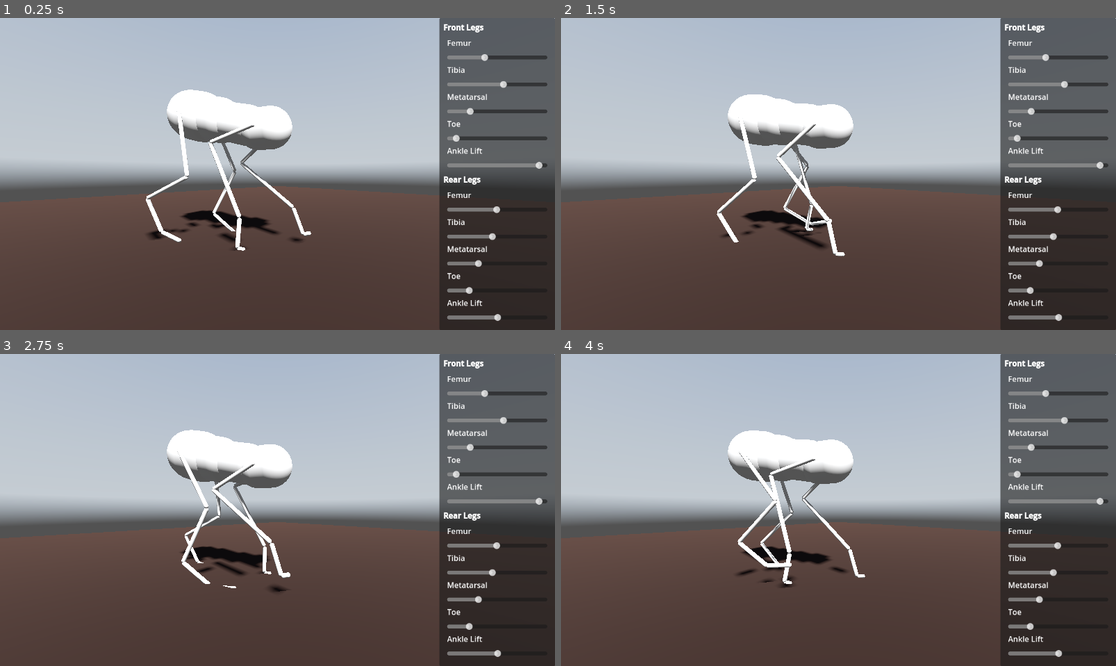
Above: before the commit, frames 1-4 (two rows, left to right).
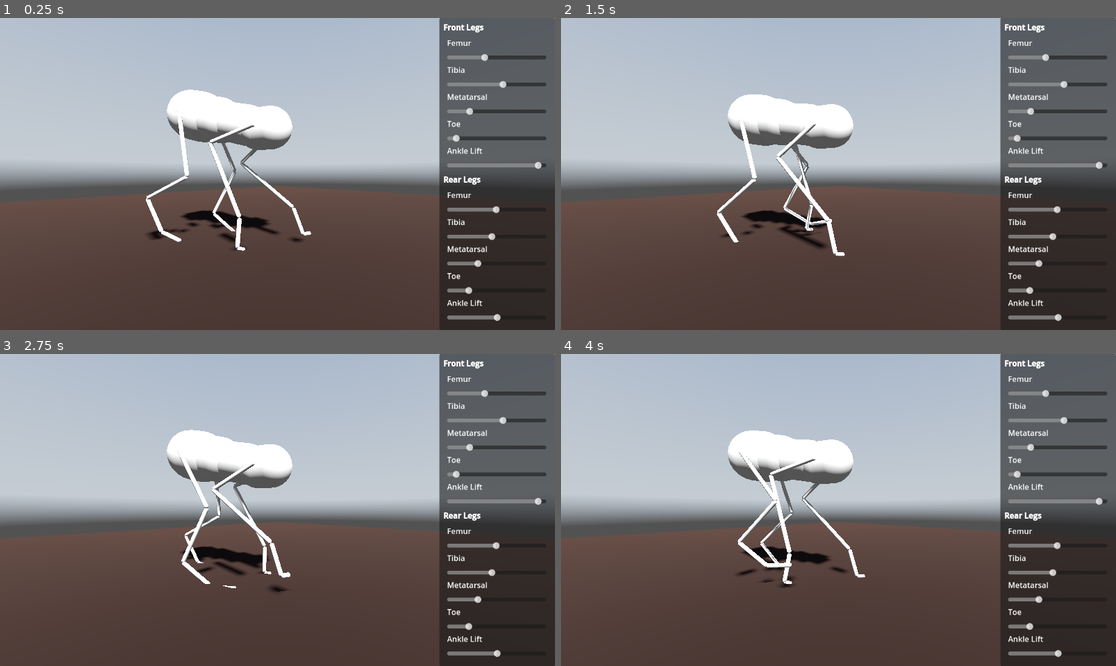
Above: after the commit, the same moments.

Repository: jehoz/legs-and-gaits
Game: Godot game, scene res://scenes/default.tscn
Two runs of this game, one before a commit and one after it. Both use one fixed random seed, a clock stepped at 60 frames per second and the inputs below. A sky picture missing from this copy of the repository is replaced by a grey-blue gradient.
Inputs:
- Up to frame 1 (0.25 s): no input
- Up to frame 2 (1.5 s): no input
- Up to frame 3 (2.75 s): no input
- Up to frame 4 (4 s): no input

The runs differ from the first frame. In frame 1, less than 0.1% of the frame differs, in the area x 83-99%, y 12-98%; in frame 2, less than 0.1%; in frame 3, less than 0.1%; in frame 4, less than 0.1%.

Commit message:
Add scroll box to control panel

Diff:
--- a/scenes/default.tscn
+++ b/scenes/default.tscn
@@ -118,148 +118,155 @@
 mouse_filter = 2
 script = ExtResource("6_3ibm0")
 creature = NodePath("../../../Creature")
-front_femur_slider = NodePath("MarginContainer/VBoxContainer/MarginContainer/VBoxContainer/FrontFemurSlider")
-front_tibia_slider = NodePath("MarginContainer/VBoxContainer/MarginContainer/VBoxContainer/FrontTibiaSlider")
-front_metatarsal_slider = NodePath("MarginContainer/VBoxContainer/MarginContainer/VBoxContainer/FrontMetatarsalSlider")
-front_toe_slider = NodePath("MarginContainer/VBoxContainer/MarginContainer/VBoxContainer/FrontToeSlider")
-front_ankle_lift_slider = NodePath("MarginContainer/VBoxContainer/MarginContainer/VBoxContainer/FrontAnkleLiftSlider")
-rear_femur_slider = NodePath("MarginContainer/VBoxContainer/MarginContainer2/VBoxContainer/RearFemurSlider")
-rear_tibia_slider = NodePath("MarginContainer/VBoxContainer/MarginContainer2/VBoxContainer/RearTibiaSlider")
-rear_metatarsal_slider = NodePath("MarginContainer/VBoxContainer/MarginContainer2/VBoxContainer/RearMetatarsalSlider")
-rear_toe_slider = NodePath("MarginContainer/VBoxContainer/MarginContainer2/VBoxContainer/RearToeSlider")
-rear_ankle_lift_slider = NodePath("MarginContainer/VBoxContainer/MarginContainer2/VBoxContainer/RearAnkleLiftSlider")
-
-[node name="MarginContainer" type="MarginContainer" parent="CanvasLayer/Control/Panel"]
+front_femur_slider = NodePath("ScrollContainer/MarginContainer/VBoxContainer/MarginContainer/VBoxContainer/FrontFemurSlider")
+front_tibia_slider = NodePath("ScrollContainer/MarginContainer/VBoxContainer/MarginContainer/VBoxContainer/FrontTibiaSlider")
+front_metatarsal_slider = NodePath("ScrollContainer/MarginContainer/VBoxContainer/MarginContainer/VBoxContainer/FrontMetatarsalSlider")
+front_toe_slider = NodePath("ScrollContainer/MarginContainer/VBoxContainer/MarginContainer/VBoxContainer/FrontToeSlider")
+front_ankle_lift_slider = NodePath("ScrollContainer/MarginContainer/VBoxContainer/MarginContainer/VBoxContainer/FrontAnkleLiftSlider")
+rear_femur_slider = NodePath("ScrollContainer/MarginContainer/VBoxContainer/MarginContainer2/VBoxContainer/RearFemurSlider")
+rear_tibia_slider = NodePath("ScrollContainer/MarginContainer/VBoxContainer/MarginContainer2/VBoxContainer/RearTibiaSlider")
+rear_metatarsal_slider = NodePath("ScrollContainer/MarginContainer/VBoxContainer/MarginContainer2/VBoxContainer/RearMetatarsalSlider")
+rear_toe_slider = NodePath("ScrollContainer/MarginContainer/VBoxContainer/MarginContainer2/VBoxContainer/RearToeSlider")
+rear_ankle_lift_slider = NodePath("ScrollContainer/MarginContainer/VBoxContainer/MarginContainer2/VBoxContainer/RearAnkleLiftSlider")
+
+[node name="ScrollContainer" type="ScrollContainer" parent="CanvasLayer/Control/Panel"]
 layout_mode = 1
 anchors_preset = 15
 anchor_right = 1.0
 anchor_bottom = 1.0
+offset_right = -2.0
+offset_bottom = 1.0
 grow_horizontal = 2
 grow_vertical = 2
+
+[node name="MarginContainer" type="MarginContainer" parent="CanvasLayer/Control/Panel/ScrollContainer"]
+layout_mode = 2
+size_flags_horizontal = 3
+size_flags_vertical = 3
 theme_override_constants/margin_left = 8
 theme_override_constants/margin_top = 8
 theme_override_constants/margin_right = 8
 theme_override_constants/margin_bottom = 8
 
-[node name="VBoxContainer" type="VBoxContainer" parent="CanvasLayer/Control/Panel/MarginContainer"]
-layout_mode = 2
-
-[node name="FrontLegsHeader" type="RichTextLabel" parent="CanvasLayer/Control/Panel/MarginContainer/VBoxContainer"]
+[node name="VBoxContainer" type="VBoxContainer" parent="CanvasLayer/Control/Panel/ScrollContainer/MarginContainer"]
+layout_mode = 2
+
+[node name="FrontLegsHeader" type="RichTextLabel" parent="CanvasLayer/Control/Panel/ScrollContainer/MarginContainer/VBoxContainer"]
 custom_minimum_size = Vector2(0, 28)
 layout_mode = 2
 bbcode_enabled = true
 text = "[b]Front Legs[/b]"
 
-[node name="MarginContainer" type="MarginContainer" parent="CanvasLayer/Control/Panel/MarginContainer/VBoxContainer"]
+[node name="MarginContainer" type="MarginContainer" parent="CanvasLayer/Control/Panel/ScrollContainer/MarginContainer/VBoxContainer"]
 layout_mode = 2
 theme_override_constants/margin_left = 8
 theme_override_constants/margin_right = 8
 
-[node name="VBoxContainer" type="VBoxContainer" parent="CanvasLayer/Control/Panel/MarginContainer/VBoxContainer/MarginContainer"]
+[node name="VBoxContainer" type="VBoxContainer" parent="CanvasLayer/Control/Panel/ScrollContainer/MarginContainer/VBoxContainer/MarginContainer"]
 layout_mode = 2
 theme_override_constants/separation = 0
 
-[node name="FrontFemurLabel" type="RichTextLabel" parent="CanvasLayer/Control/Panel/MarginContainer/VBoxContainer/MarginContainer/VBoxContainer"]
+[node name="FrontFemurLabel" type="RichTextLabel" parent="CanvasLayer/Control/Panel/ScrollContainer/MarginContainer/VBoxContainer/MarginContainer/VBoxContainer"]
 custom_minimum_size = Vector2(0, 28)
 layout_mode = 2
 text = "Femur"
 
-[node name="FrontFemurSlider" type="HSlider" parent="CanvasLayer/Control/Panel/MarginContainer/VBoxContainer/MarginContainer/VBoxContainer"]
-custom_minimum_size = Vector2(0, 28)
-layout_mode = 2
-
-[node name="FrontTibiaLabel" type="RichTextLabel" parent="CanvasLayer/Control/Panel/MarginContainer/VBoxContainer/MarginContainer/VBoxContainer"]
+[node name="FrontFemurSlider" type="HSlider" parent="CanvasLayer/Control/Panel/ScrollContainer/MarginContainer/VBoxContainer/MarginContainer/VBoxContainer"]
+custom_minimum_size = Vector2(0, 28)
+layout_mode = 2
+
+[node name="FrontTibiaLabel" type="RichTextLabel" parent="CanvasLayer/Control/Panel/ScrollContainer/MarginContainer/VBoxContainer/MarginContainer/VBoxContainer"]
 custom_minimum_size = Vector2(0, 28)
 layout_mode = 2
 text = "Tibia"
 
-[node name="FrontTibiaSlider" type="HSlider" parent="CanvasLayer/Control/Panel/MarginContainer/VBoxContainer/MarginContainer/VBoxContainer"]
-custom_minimum_size = Vector2(0, 28)
-layout_mode = 2
-
-[node name="FrontMetatarsalLabel" type="RichTextLabel" parent="CanvasLayer/Control/Panel/MarginContainer/VBoxContainer/MarginContainer/VBoxContainer"]
+[node name="FrontTibiaSlider" type="HSlider" parent="CanvasLayer/Control/Panel/ScrollContainer/MarginContainer/VBoxContainer/MarginContainer/VBoxContainer"]
+custom_minimum_size = Vector2(0, 28)
+layout_mode = 2
+
+[node name="FrontMetatarsalLabel" type="RichTextLabel" parent="CanvasLayer/Control/Panel/ScrollContainer/MarginContainer/VBoxContainer/MarginContainer/VBoxContainer"]
 custom_minimum_size = Vector2(0, 28)
 layout_mode = 2
 text = "Metatarsal"
 
-[node name="FrontMetatarsalSlider" type="HSlider" parent="CanvasLayer/Control/Panel/MarginContainer/VBoxContainer/MarginContainer/VBoxContainer"]
-custom_minimum_size = Vector2(0, 28)
-layout_mode = 2
-
-[node name="FrontToeLabel" type="RichTextLabel" parent="CanvasLayer/Control/Panel/MarginContainer/VBoxContainer/MarginContainer/VBoxContainer"]
+[node name="FrontMetatarsalSlider" type="HSlider" parent="CanvasLayer/Control/Panel/ScrollContainer/MarginContainer/VBoxContainer/MarginContainer/VBoxContainer"]
+custom_minimum_size = Vector2(0, 28)
+layout_mode = 2
+
+[node name="FrontToeLabel" type="RichTextLabel" parent="CanvasLayer/Control/Panel/ScrollContainer/MarginContainer/VBoxContainer/MarginContainer/VBoxContainer"]
 custom_minimum_size = Vector2(0, 28)
 layout_mode = 2
 text = "Toe"
 
-[node name="FrontToeSlider" type="HSlider" parent="CanvasLayer/Control/Panel/MarginContainer/VBoxContainer/MarginContainer/VBoxContainer"]
-custom_minimum_size = Vector2(0, 28)
-layout_mode = 2
-
-[node name="FrontAnkleLiftLabel" type="RichTextLabel" parent="CanvasLayer/Control/Panel/MarginContainer/VBoxContainer/MarginContainer/VBoxContainer"]
+[node name="FrontToeSlider" type="HSlider" parent="CanvasLayer/Control/Panel/ScrollContainer/MarginContainer/VBoxContainer/MarginContainer/VBoxContainer"]
+custom_minimum_size = Vector2(0, 28)
+layout_mode = 2
+
+[node name="FrontAnkleLiftLabel" type="RichTextLabel" parent="CanvasLayer/Control/Panel/ScrollContainer/MarginContainer/VBoxContainer/MarginContainer/VBoxContainer"]
 custom_minimum_size = Vector2(0, 28)
 layout_mode = 2
 text = "Ankle Lift"
 
-[node name="FrontAnkleLiftSlider" type="HSlider" parent="CanvasLayer/Control/Panel/MarginContainer/VBoxContainer/MarginContainer/VBoxContainer"]
-custom_minimum_size = Vector2(0, 28)
-layout_mode = 2
-
-[node name="RearLegsHeader" type="RichTextLabel" parent="CanvasLayer/Control/Panel/MarginContainer/VBoxContainer"]
+[node name="FrontAnkleLiftSlider" type="HSlider" parent="CanvasLayer/Control/Panel/ScrollContainer/MarginContainer/VBoxContainer/MarginContainer/VBoxContainer"]
+custom_minimum_size = Vector2(0, 28)
+layout_mode = 2
+
+[node name="RearLegsHeader" type="RichTextLabel" parent="CanvasLayer/Control/Panel/ScrollContainer/MarginContainer/VBoxContainer"]
 custom_minimum_size = Vector2(0, 28)
 layout_mode = 2
 bbcode_enabled = true
 text = "[b]Rear Legs[/b]"
 
-[node name="MarginContainer2" type="MarginContainer" parent="CanvasLayer/Control/Panel/MarginContainer/VBoxContainer"]
+[node name="MarginContainer2" type="MarginContainer" parent="CanvasLayer/Control/Panel/ScrollContainer/MarginContainer/VBoxContainer"]
 layout_mode = 2
 theme_override_constants/margin_left = 8
 theme_override_constants/margin_right = 8
 
-[node name="VBoxContainer" type="VBoxContainer" parent="CanvasLayer/Control/Panel/MarginContainer/VBoxContainer/MarginContainer2"]
+[node name="VBoxContainer" type="VBoxContainer" parent="CanvasLayer/Control/Panel/ScrollContainer/MarginContainer/VBoxContainer/MarginContainer2"]
 layout_mode = 2
 theme_override_constants/separation = 0
 
-[node name="RearFemurLabel" type="RichTextLabel" parent="CanvasLayer/Control/Panel/MarginContainer/VBoxContainer/MarginContainer2/VBoxContainer"]
+[node name="RearFemurLabel" type="RichTextLabel" parent="CanvasLayer/Control/Panel/ScrollContainer/MarginContainer/VBoxContainer/MarginContainer2/VBoxContainer"]
 custom_minimum_size = Vector2(0, 28)
 layout_mode = 2
 text = "Femur"
 
-[node name="RearFemurSlider" type="HSlider" parent="CanvasLayer/Control/Panel/MarginContainer/VBoxContainer/MarginContainer2/VBoxContainer"]
-custom_minimum_size = Vector2(0, 28)
-layout_mode = 2
-
-[node name="RearTibiaLabel" type="RichTextLabel" parent="CanvasLayer/Control/Panel/MarginContainer/VBoxContainer/MarginContainer2/VBoxContainer"]
+[node name="RearFemurSlider" type="HSlider" parent="CanvasLayer/Control/Panel/ScrollContainer/MarginContainer/VBoxContainer/MarginContainer2/VBoxContainer"]
+custom_minimum_size = Vector2(0, 28)
+layout_mode = 2
+
+[node name="RearTibiaLabel" type="RichTextLabel" parent="CanvasLayer/Control/Panel/ScrollContainer/MarginContainer/VBoxContainer/MarginContainer2/VBoxContainer"]
 custom_minimum_size = Vector2(0, 28)
 layout_mode = 2
 text = "Tibia"
 
-[node name="RearTibiaSlider" type="HSlider" parent="CanvasLayer/Control/Panel/MarginContainer/VBoxContainer/MarginContainer2/VBoxContainer"]
-custom_minimum_size = Vector2(0, 28)
-layout_mode = 2
-
-[node name="RearMetatarsalLabel" type="RichTextLabel" parent="CanvasLayer/Control/Panel/MarginContainer/VBoxContainer/MarginContainer2/VBoxContainer"]
+[node name="RearTibiaSlider" type="HSlider" parent="CanvasLayer/Control/Panel/ScrollContainer/MarginContainer/VBoxContainer/MarginContainer2/VBoxContainer"]
+custom_minimum_size = Vector2(0, 28)
+layout_mode = 2
+
+[node name="RearMetatarsalLabel" type="RichTextLabel" parent="CanvasLayer/Control/Panel/ScrollContainer/MarginContainer/VBoxContainer/MarginContainer2/VBoxContainer"]
 custom_minimum_size = Vector2(0, 28)
 layout_mode = 2
 text = "Metatarsal"
 
-[node name="RearMetatarsalSlider" type="HSlider" parent="CanvasLayer/Control/Panel/MarginContainer/VBoxContainer/MarginContainer2/VBoxContainer"]
-custom_minimum_size = Vector2(0, 28)
-layout_mode = 2
-
-[node name="RearToeLabel" type="RichTextLabel" parent="CanvasLayer/Control/Panel/MarginContainer/VBoxContainer/MarginContainer2/VBoxContainer"]
+[node name="RearMetatarsalSlider" type="HSlider" parent="CanvasLayer/Control/Panel/ScrollContainer/MarginContainer/VBoxContainer/MarginContainer2/VBoxContainer"]
+custom_minimum_size = Vector2(0, 28)
+layout_mode = 2
+
+[node name="RearToeLabel" type="RichTextLabel" parent="CanvasLayer/Control/Panel/ScrollContainer/MarginContainer/VBoxContainer/MarginContainer2/VBoxContainer"]
 custom_minimum_size = Vector2(0, 28)
 layout_mode = 2
 text = "Toe"
 
-[node name="RearToeSlider" type="HSlider" parent="CanvasLayer/Control/Panel/MarginContainer/VBoxContainer/MarginContainer2/VBoxContainer"]
-custom_minimum_size = Vector2(0, 28)
-layout_mode = 2
-
-[node name="RearAnkleLiftLabel" type="RichTextLabel" parent="CanvasLayer/Control/Panel/MarginContainer/VBoxContainer/MarginContainer2/VBoxContainer"]
+[node name="RearToeSlider" type="HSlider" parent="CanvasLayer/Control/Panel/ScrollContainer/MarginContainer/VBoxContainer/MarginContainer2/VBoxContainer"]
+custom_minimum_size = Vector2(0, 28)
+layout_mode = 2
+
+[node name="RearAnkleLiftLabel" type="RichTextLabel" parent="CanvasLayer/Control/Panel/ScrollContainer/MarginContainer/VBoxContainer/MarginContainer2/VBoxContainer"]
 custom_minimum_size = Vector2(0, 28)
 layout_mode = 2
 text = "Ankle Lift"
 
-[node name="RearAnkleLiftSlider" type="HSlider" parent="CanvasLayer/Control/Panel/MarginContainer/VBoxContainer/MarginContainer2/VBoxContainer"]
-custom_minimum_size = Vector2(0, 28)
-layout_mode = 2
+[node name="RearAnkleLiftSlider" type="HSlider" parent="CanvasLayer/Control/Panel/ScrollContainer/MarginContainer/VBoxContainer/MarginContainer2/VBoxContainer"]
+custom_minimum_size = Vector2(0, 28)
+layout_mode = 2
